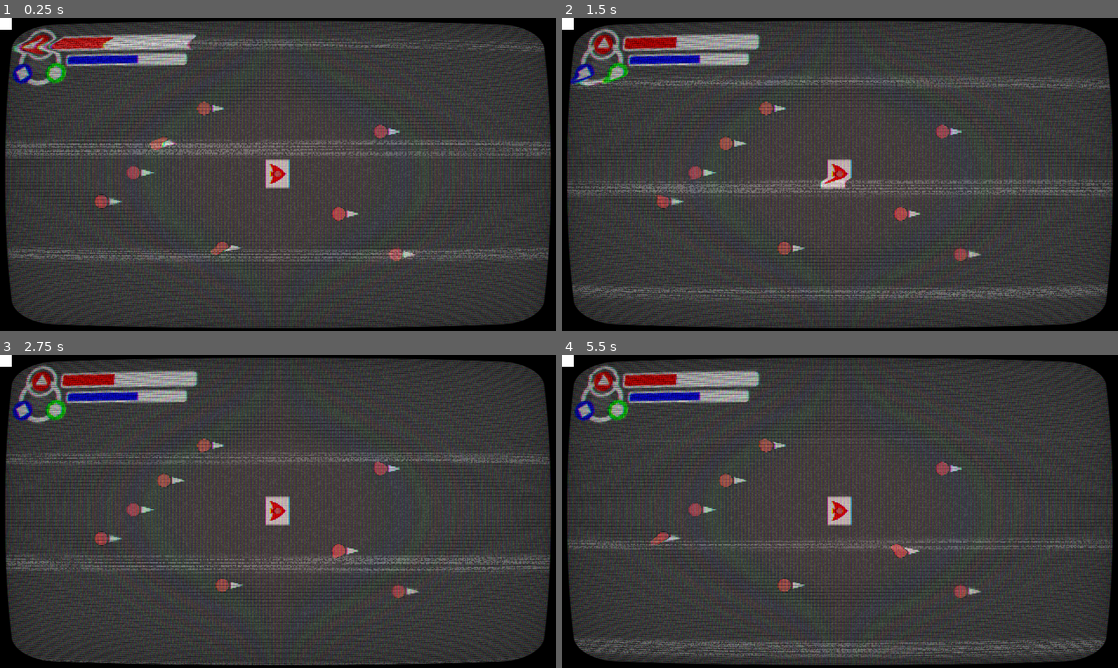
Above: before the commit, frames 1-4 (two rows, left to right).
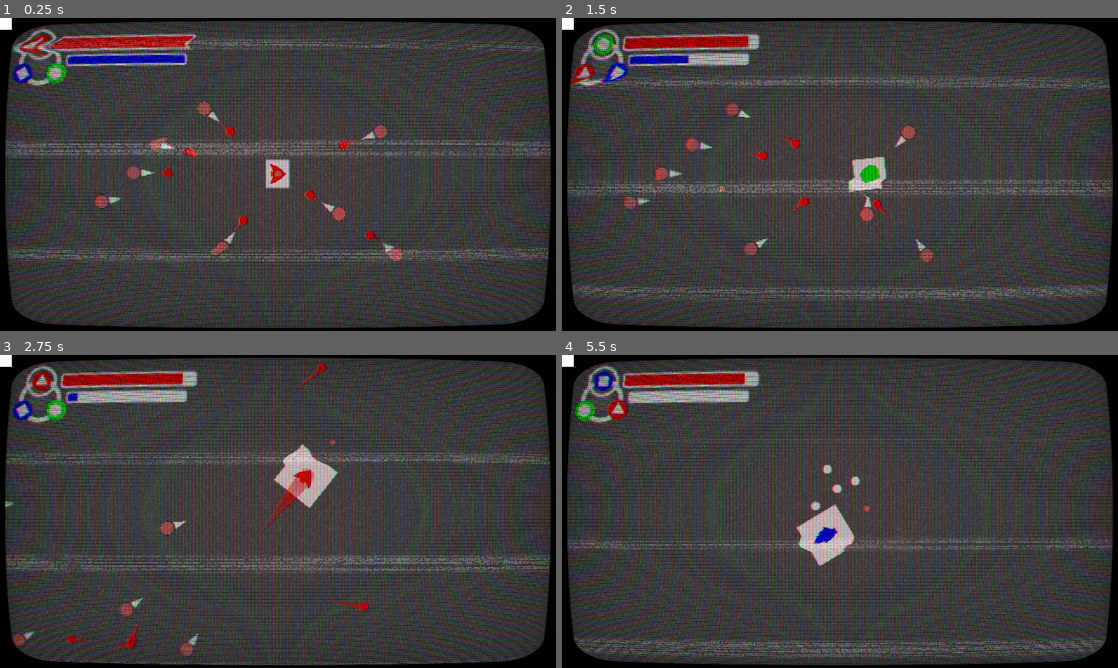
Above: after the commit, the same moments.

Repository: Tzeryushi/Blessed-Mode
Game: Godot game, scene res://Scenes/Main.tscn
The game is run twice, just before and just after one commit, with the same random seed, the same clock (stepped at 60 frames per second) and the same inputs.
Inputs (mouse positions are in pixels of both pictures, inside the frame that each line leads up to):
- Up to frame 1 (0.25 s): no input
- Up to frame 2 (1.5 s): move the mouse to (962, 158) at 0.52 s; hold D (move_right) 0.53-1.28 s; hold Space (special_action) 0.53-1.28 s; tap Shift (shift_mode) at 0.6 s; move the mouse to (728, 190) at 1.27 s; hold S (move_down) from 1.28 s (still down); tap Space (special_action) at 1.35 s
- Up to frame 3 (2.75 s): tap Shift (shift_mode) at 1.55, 2.1 s; move the mouse to (333, 442) at 2.02 s; release S (move_down) at 2.03 s; hold D (move_right) from 2.03 s (still down); hold Space (special_action) from 2.03 s (still down)
- Up to frame 4 (5.5 s): move the mouse to (812, 574) at 2.77 s; release D (move_right) at 2.78 s; release Space (special_action) at 2.78 s; hold W (move_up) 2.78-3.53 s; click (812, 574) at 2.85 s; tap Shift (shift_mode) at 3.05, 4.35 s; move the mouse to (1006, 558) at 3.52 s; hold Space (special_action) 3.53-4.28 s; hold A (move_left) 3.53-5.03 s; move the mouse to (673, 464) at 4.27 s; move the mouse to (867, 511) at 5.02 s; hold S (move_down) from 5.03 s (still down); hold Space (special_action) from 5.03 s (still down)

The runs differ from the first frame. In frame 1, 1.6% of the frame differs, in the area x 18-75%, y 5-77%; in frame 2, 4.3%; in frame 3, 4.3%, in the area x 0-76%, y 2-97%; in frame 4, 3.9%.
Error before the commit: Parse Error: Identifier "Events" not declared in the current scope. (res://Entities/Player/Player.gd:124)

Commit message:
general HUD and connections

Diff:
--- a/Entities/Player/Player.gd
+++ b/Entities/Player/Player.gd
@@ -21,6 +21,7 @@
 
 @export_category("Ship Properties")
 @export var max_health : int = 20
+@export var max_juice : float = 20.0
 @export var hit_invincible_time : float = 0.5
 
 @export_category("VFX Properties")
@@ -29,9 +30,10 @@
 #onreadies, pay attention to pathing
 @onready var player_sprite = $SpriteGroup/PlayerSprite
 @onready var health : int = max_health : get = get_health, set = set_health
+@onready var juice : float = max_juice : set = set_juice
 
 var current_ship_mode : ShipMode
-var combo_count : int = 2
+var combo_count : int = 2 : set = set_combo
 
 #flags
 var is_shooting : bool = false
@@ -39,8 +41,12 @@
 var is_invincible : bool = false
 var is_dash_invincible : bool = false
 var is_hit_invincible : bool = false
+var can_use_special : bool = true
 
-signal health_changed(value:int)
+signal health_changed(value:int, max_health:int)
+signal juice_changed(value:float, max_juice:float)
+signal mode_changed(mode:Globals.MODECOLOR)
+signal combo_changed(value:int)
 
 func _ready() -> void:
 	current_ship_mode = mode_manager.get_ship_mode()
@@ -48,6 +54,7 @@
 	mode_manager.init_modes(self)
 	hit_invincible_timer.wait_time = hit_invincible_time
 	Shake.set_camera(player_camera)
+	Events.combo_up.connect(_on_combo_up)
 
 func _unhandled_input(_event) -> void:
 	#if _event is InputEventMouseMotion:
@@ -61,6 +68,8 @@
 	current_ship_mode.process_frame(_delta)
 
 	make_single_ghost(0.05*min(combo_count,10))
+	if Input.is_action_pressed("special_action"):
+		set_juice(juice-current_ship_mode.special_depletion_rate)
 
 	#camera operations
 	reticle.update_reticle_position()
@@ -117,12 +126,17 @@
 	set_hit_invincibility(true)
 	hit_invincible_timer.start()
 
+func set_combo(value:int) -> void:
+	combo_count = value
+	combo_changed.emit(combo_count)
+func set_juice(value:float) -> void:
+	juice = value
+	juice_changed.emit(juice, max_juice)
 func get_health() -> int:
 	return health
 func set_health(value:int) -> void:
 	health = value
-	Events.health_changed.emit(health)
-	health_changed.emit(health)
+	health_changed.emit(health, max_health)
 func set_hit_invincibility(value:bool) -> void:
 	is_hit_invincible = value
 	is_invincible = is_hit_invincible or is_dash_invincible
@@ -132,9 +146,10 @@
 func get_mode_color() -> Globals.MODECOLOR:
 	return current_ship_mode.mode_color
 
+func _on_combo_up() -> void:
+	set_combo(combo_count + 1)
 func _on_hitbox_area_entered(_area) -> void:
 	pass # Replace with function body.
-
 func _on_hitbox_body_entered(body) -> void:
 	#we manage this from the player class for clarity, don't @ me
 	if body.is_in_group("enemy") and body is BaseEnemy:
--- a/Entities/Player/ShipModes/ShipMode.gd
+++ b/Entities/Player/ShipModes/ShipMode.gd
@@ -6,6 +6,7 @@
 @export var acceleration : float = 30.0
 @export var decceleration : float = 10.0
 @export var max_movement_speed : float = 600.0
+@export var special_depletion_rate: float = 0.2
 
 @export_category("Bullet Attributes")
 @export var bullet_scene : PackedScene
@@ -30,6 +31,7 @@
 func swap_in() -> void:
 	#print("Swapped in ", mode_name)
 	player.player_sprite.sprite_frames = ship_sprites
+	player.mode_changed.emit(get_mode_color())
 	pass
 func swap_out() -> void:
 	#print("Swapped out ", mode_name)
--- a/GUI/HUD/HUD.gd
+++ b/GUI/HUD/HUD.gd
@@ -1,10 +1,27 @@
 extends Control
 
 @onready var mode_wheel := $ModeHUD/ModeWheel
+@onready var life_bar := $LifeBar
+@onready var juice_bar := $JuiceBar
 
-var shift_tween : Tween
+var player_ref : Player = null
 
 
+func _ready() -> void:
+	call_deferred("player_setup")
+
+func player_setup() -> void:
+	await get_tree().process_frame
+	var tree = get_tree()
+	if tree.has_group("player"):
+		player_ref = tree.get_first_node_in_group("player")
+	if player_ref:
+		player_ref.health_changed.connect(_on_health_changed)
+		player_ref.juice_changed.connect(_on_juice_changed)
+		player_ref.mode_changed.connect(shift_mode_indicator)
+		_on_health_changed(player_ref.health, player_ref.max_health)
+		_on_juice_changed(player_ref.juice, player_ref.max_juice)
+	pass
 
 func shift_mode_indicator(mode:Globals.MODECOLOR) -> void:
 	var mode_rotation : float = 0.0
@@ -12,7 +29,16 @@
 		0: mode_rotation = 0.0
 		1: mode_rotation = -2*PI/3
 		2: mode_rotation = 2*PI/3
-	if shift_tween and shift_tween.is_running():
-		shift_tween.kill
-	shift_tween = get_tree().create_tween()
+	var shift_tween : Tween = get_tree().create_tween()
 	shift_tween.tween_property(mode_wheel, "rotation", mode_rotation, 0.5).set_ease(Tween.EASE_OUT).set_trans(Tween.TRANS_ELASTIC)
+
+func _on_health_changed(value:int, max_health:int) -> void:
+	#change HUD value here
+	var ratio = (float(value)/float(max_health))*life_bar.max_value
+	var tween : Tween = get_tree().create_tween()
+	tween.tween_property(life_bar, "value", ratio, 0.5).set_ease(Tween.EASE_OUT).set_trans(Tween.TRANS_ELASTIC)
+
+func _on_juice_changed(value:float, max_juice:float) -> void:
+	var ratio = (float(value)/float(max_juice))*juice_bar.max_value
+	var tween : Tween = get_tree().create_tween()
+	tween.tween_property(juice_bar, "value", ratio, 0.5).set_ease(Tween.EASE_OUT).set_trans(Tween.TRANS_ELASTIC)
--- a/GUI/HUD/HUD.tscn
+++ b/GUI/HUD/HUD.tscn
@@ -43,6 +43,7 @@
 offset_right = 800.0
 offset_bottom = 118.0
 scale = Vector2(0.8, 0.8)
+max_value = 1000.0
 value = 40.0
 texture_under = ExtResource("4_1sc3k")
 texture_over = ExtResource("5_nqr72")
@@ -55,6 +56,7 @@
 offset_right = 752.0
 offset_bottom = 171.0
 scale = Vector2(0.8, 0.8)
+max_value = 1000.0
 value = 60.0
 texture_under = ExtResource("7_dnjft")
 texture_over = ExtResource("8_6wvp1")
--- /dev/null
+++ b/Globals/Events.gd
@@ -0,0 +1,3 @@
+extends Node
+
+signal combo_up
--- a/project.godot
+++ b/project.godot
@@ -20,6 +20,7 @@
 MainPort="*res://Globals/MainPort.gd"
 Shake="*res://Globals/Shake.gd"
 Globals="*res://Globals/Globals.gd"
+Events="*res://Globals/Events.gd"
 
 [display]
 
